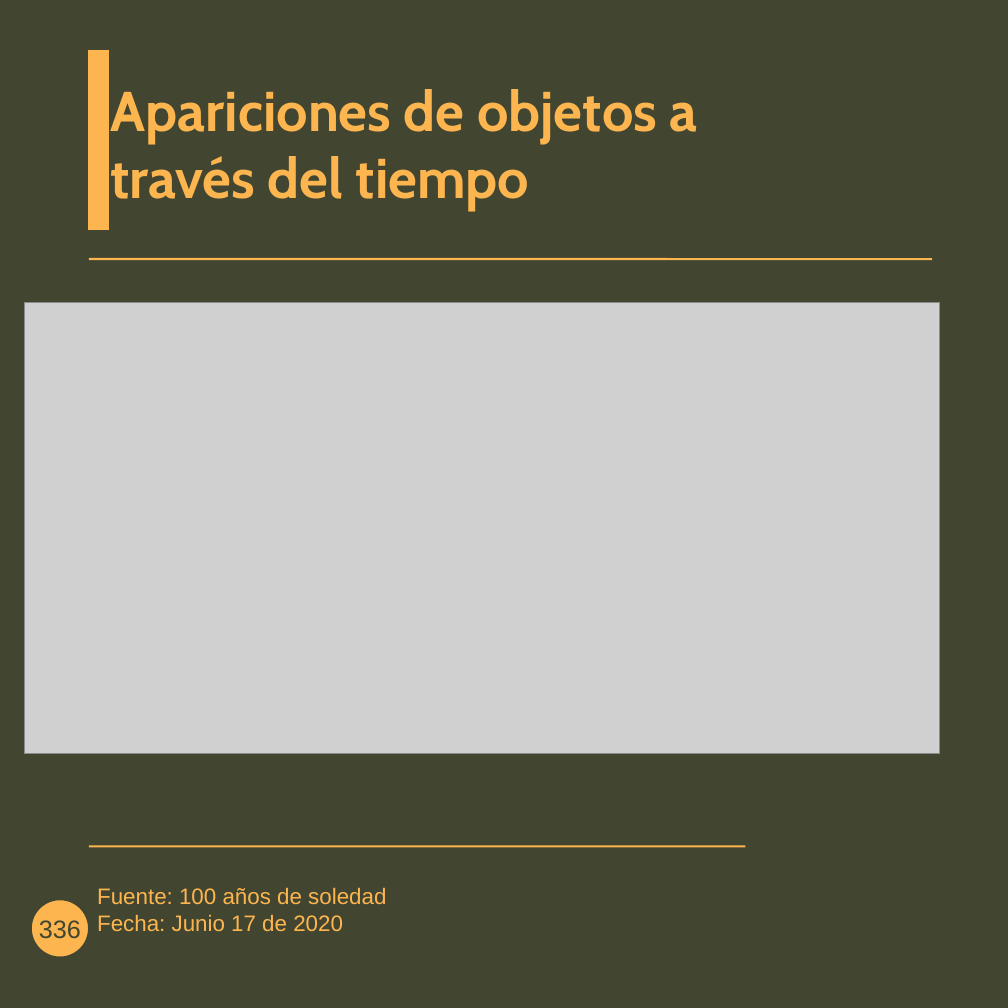
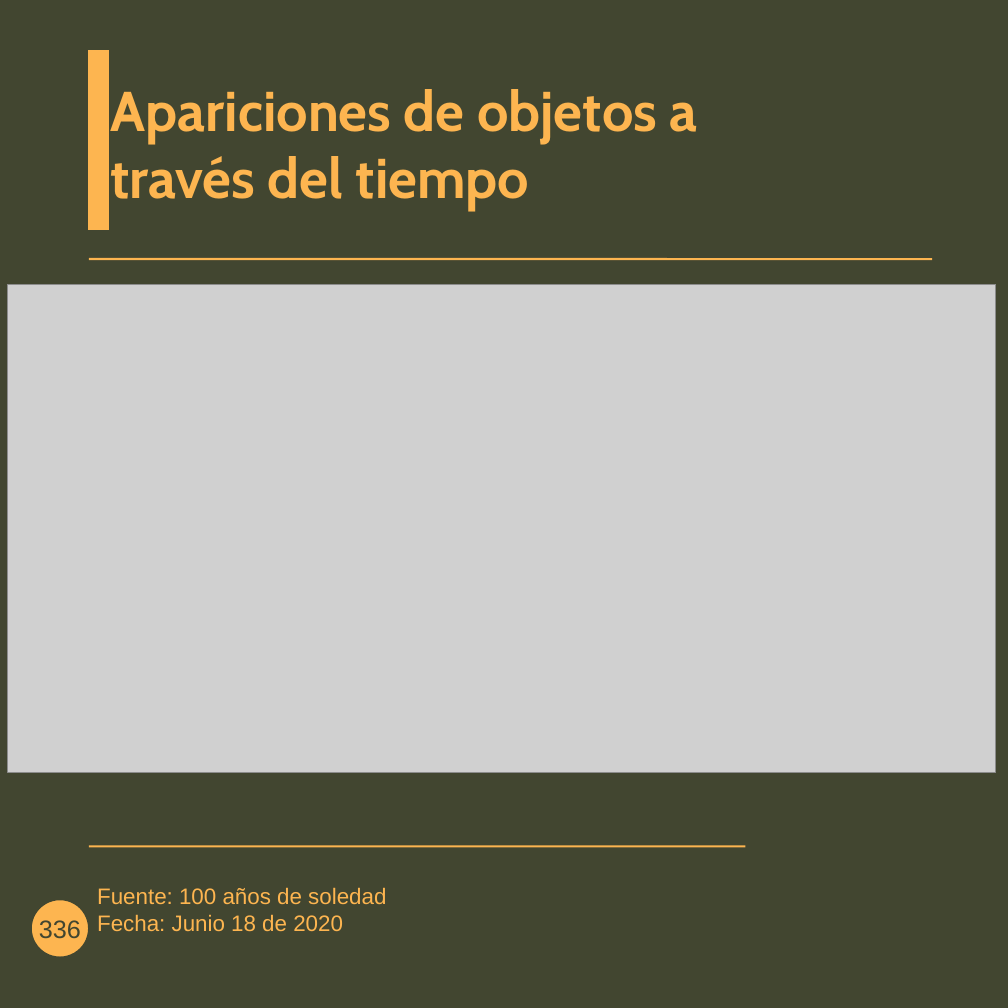
Before and after one commit to datatrooper/instatrooper, a slide deck: slide 3 of styles/100 años.odp. Drawn at 1008x1008 pixels with LibreOffice and Linux fonts; fonts in the diff are those of the drawing; grey boxes stand for pictures; background and template pictures are left out. Boxes give left, top, right and bottom in pixels: in the first picture for what was removed or moved away, otherwise in the second. Text is boxed around its words. In the diff, an @@ line names an element or a change of style, - is before the commit and + after.

```diff
--- a/styles/100 años.odp
+++ b/styles/100 años.odp
@@ picture: place and size @@
-picture at (24, 302, 939, 754)
+picture at (8, 284, 996, 773)
@@ text at (97, 887, 386, 931): text changed @@
-Fuente: 100 años de soledad
-Fecha: Junio 17 de 2020
+Fuente: 100 años de soledad
+Fecha: Junio 18 de 2020
```
Also in this commit, not shown: 2 other slides changed, 12 other files.
